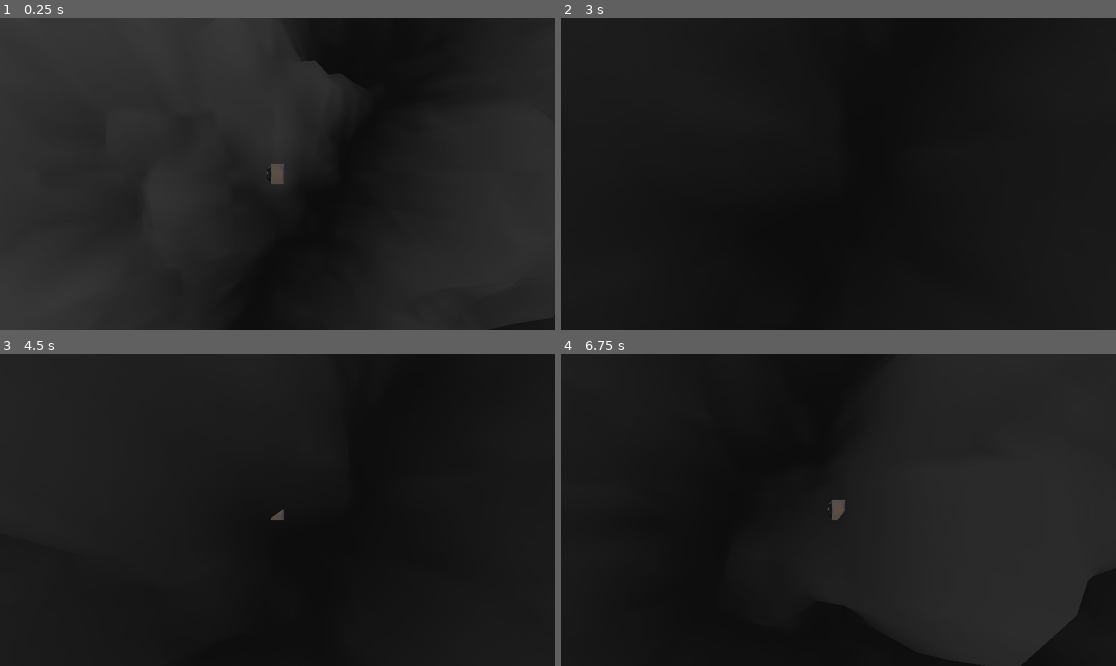
Above: before the commit, frames 1-4 (two rows, left to right).
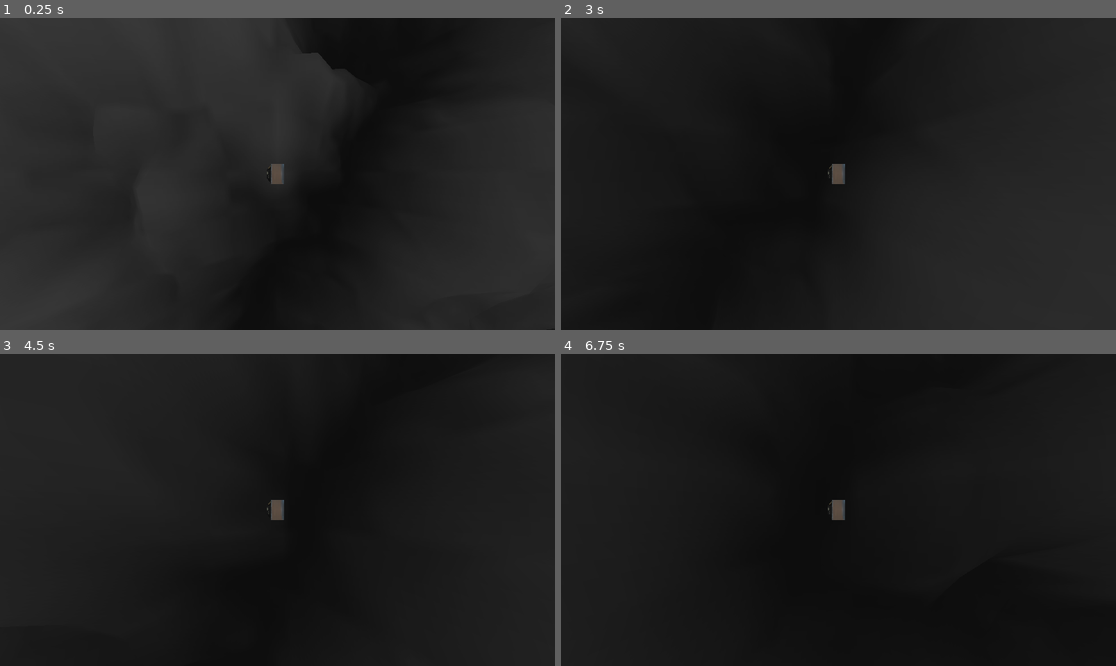
Above: after the commit, the same moments.

Repository: TagDBack/TDB-STB
Game: Godot game, scene res://scenes/tests/3d-terrain.tscn
Same seed, same stepped clock (60 frames per second), same inputs: the game is played once before the commit and once after it. The project has no main scene, so this scene is started directly.
Inputs (mouse positions are in pixels of both pictures, inside the frame that each line leads up to):
- Up to frame 1 (0.25 s): no input
- Up to frame 2 (3 s): move the mouse to (960, 158) at 0.52 s; hold D (move_right) 0.53-1.28 s; hold Alt (move_slide) 0.53-1.28 s; tap Shift (move_sprint) at 0.8, 1.35 s; move the mouse to (727, 189) at 1.27 s; hold S (move_down) 1.28-2.03 s; tap Alt (move_slide) at 1.55, 2.85 s; tap Enter at 2 s; move the mouse to (894, 105) at 2.02 s; hold D (move_right) 2.03-2.78 s; hold Shift (move_sprint) 2.03-2.78 s; right-click (894, 105) at 2.1 s; tap Space at 2.75 s; move the mouse to (810, 236) at 2.77 s; hold W (move_up) from 2.78 s (still down)
- Up to frame 3 (4.5 s): move the mouse to (444, 556) at 3.52 s; release W (move_up) at 3.53 s; hold Shift (move_sprint) 3.53-4.28 s; hold A (move_left) from 3.53 s (still down); tap Enter at 4.25 s; move the mouse to (111, 463) at 4.27 s; tap Alt (move_slide) at 4.35 s
- Up to frame 4 (6.75 s): tap Space at 5 s; move the mouse to (866, 510) at 5.02 s; release A (move_left) at 5.03 s; hold S (move_down) 5.03-5.78 s; hold Shift (move_sprint) 5.03-5.78 s; move the mouse to (755, 432) at 5.77 s; hold D (move_right) 5.78-6.53 s; right-click (755, 432) at 5.85 s; tap Alt (move_slide) at 6.05 s; move the mouse to (960, 494) at 6.52 s; hold W (move_up) from 6.53 s (still down); hold Alt (move_slide) from 6.53 s (still down)

The runs differ from the first frame. In frame 1, 0.1% of the frame differs, in the area x 55-61%, y 11-19%; in frame 2, 0.2%; in frame 3, 0.1%; in frame 4, 5.8%, in the area x 49-94%, y 0-100%.

Commit message:
Sliding system

Diff:
--- /dev/null
+++ b/assets/textures/test-terrain.gdshader
@@ -0,0 +1,18 @@
+shader_type spatial;
+
+uniform sampler2D _a;
+uniform sampler2D heightmap;
+uniform float heightmap_ratio = 1.0;
+
+void vertex() {
+	VERTEX.y += texture(heightmap, UV).r * heightmap_ratio;
+}
+
+void fragment() {
+	ALBEDO = texture(_a, UV).rgb;
+}
+
+//void light() {
+	// Called for every pixel for every light affecting the material.
+	// Uncomment to replace the default light processing function with this one.
+//}
--- a/scenes/entities/test-terrain.tscn
+++ b/scenes/entities/test-terrain.tscn
@@ -1,8 +1,8 @@
 [gd_scene load_steps=7 format=3 uid="uid://bi30ydvmuhf0q"]
 
-[ext_resource type="Shader" path="res://scenes/entities/test-terrain.gdshader" id="1_f1xo0"]
+[ext_resource type="Shader" path="res://assets/textures/test-terrain.gdshader" id="1_f1xo0"]
 [ext_resource type="Texture2D" uid="uid://dcbgtku41umpy" path="res://assets/textures/test-terrain2.jpg" id="3_t0ctl"]
-[ext_resource type="Script" path="res://scenes/entities/terrain.gd" id="4_vgpit"]
+[ext_resource type="Script" path="res://scripts/terrain.gd" id="4_vgpit"]
 
 [sub_resource type="ShaderMaterial" id="ShaderMaterial_h2a8w"]
 render_priority = 0
@@ -27,4 +27,5 @@
 [node name="StaticBody3D" type="StaticBody3D" parent="terrain"]
 
 [node name="CollisionShape3D" type="CollisionShape3D" parent="terrain/StaticBody3D"]
+transform = Transform3D(1, 0, 0, 0, 1, 0, 0, 0, 1, 0, 0.05, 0)
 shape = SubResource("HeightMapShape3D_oafq6")
--- a/scenes/tests/3d-slide.tscn
+++ b/scenes/tests/3d-slide.tscn
@@ -12,11 +12,15 @@
 [node name="StaticBody3D" type="StaticBody3D" parent="."]
 
 [node name="CollisionShape3D" type="CollisionShape3D" parent="StaticBody3D"]
-transform = Transform3D(1.8337, 0.798458, 0, -0.798458, 1.8337, 0, 0, 0, 2, 0, 0, 0)
+transform = Transform3D(1.8337, 0.798458, 0, -0.798458, 1.8337, 0, 0, 0, 2, -26.8092, 11.6737, 0)
+shape = SubResource("HeightMapShape3D_6gdt3")
+
+[node name="CollisionShape3D3" type="CollisionShape3D" parent="StaticBody3D"]
+transform = Transform3D(1.81917, -0.831036, 0, 0.831036, 1.81917, 0, 0, 0, 2, 80.6948, 11.6081, 0)
 shape = SubResource("HeightMapShape3D_6gdt3")
 
 [node name="CollisionShape3D2" type="CollisionShape3D" parent="StaticBody3D"]
-transform = Transform3D(2, 0, 0, 0, 2, 0, 0, 0, 2, 0, 0, 0)
+transform = Transform3D(2, 0, 0, 0, 2, 0, 0, 0, 2, 25.2744, 0, 0)
 shape = SubResource("HeightMapShape3D_6gdt3")
 
 [node name="CharacterBody3D" parent="." instance=ExtResource("1_lpd7q")]
--- /dev/null
+++ b/scripts/terrain.gd
@@ -0,0 +1,38 @@
+extends MeshInstance3D
+
+@onready var colShape = $StaticBody3D/CollisionShape3D
+@export var chunk_size = 2.0
+@export var height_ratio = 1.0
+@export var colShape_size_ratio = 0.1
+
+var img = Image.new()
+var shape = HeightMapShape3D.new()
+
+# Called when the node enters the scene tree for the first time.
+func _ready():
+	colShape.shape = shape
+	mesh.size = Vector2(chunk_size, chunk_size)
+	update_terrain(height_ratio, colShape_size_ratio)
+
+func update_terrain(_height_ratio, _colShape_size_ratio):
+	material_override.set("shader_param/height_ratio", _height_ratio)
+
+	img.load("res://assets/textures/test-terrain2.jpg")
+	img.convert(Image.FORMAT_RF)
+	img.resize(img.get_width()*_colShape_size_ratio, img.get_height()*_colShape_size_ratio)
+	var data = img.get_data().to_float32_array()
+	for i in range(0, data.size()):
+		data[i] *= _height_ratio
+
+	shape.map_width = img.get_width()
+	shape.map_depth = img.get_height()
+	shape.map_data = data
+
+	var scale_ratio = chunk_size/float(img.get_width())
+	colShape.scale = Vector3(scale_ratio, 1, scale_ratio)
+
+# Called every frame. 'delta' is the elapsed time since the previous frame.
+func _process(delta):
+	pass
+
+# source https://www.youtube.com/watch?v=fEG_cnRQ1HI
--- a/scripts/test-entity.gd
+++ b/scripts/test-entity.gd
@@ -1,17 +1,24 @@
 extends CharacterBody3D
 
+# Movement
 var baseSpeed = 10
 @export var sRate = 1.0
 @export var sprintMult = 1.5
+var isSprinting = false
+var friction = 20
 
+# Dash
 var dTime = false
-var dash = 100
+var dash = 10
 
+# Sliding
+var baseAccel = 2
 var isSliding = false
 var slideS = 50
-var friction = 0.8
+var maxSpeed = 30
 
 var gravity = ProjectSettings.get_setting("physics/3d/default_gravity")
+var down = up_direction.inverse()
 
 @export var health = 100
 
@@ -24,65 +31,96 @@
 
 # Called when the node enters the scene tree for the first time.
 func _ready():
-	pass # Replace with function body.
+	motion_mode = MOTION_MODE_GROUNDED
+	# Player only
+	floor_max_angle = 1.0472
+	max_slides = 18
+	# Enemy only
+	# floor_block_on_wall = false
 
 
 func inputs():
 	var dir = Vector3.ZERO
-	var speed = baseSpeed
+
+	# Normal Movement
+	dir.z = int(Input.is_action_pressed("move_down")) - int(Input.is_action_pressed("move_up"))
+	dir.x = int(Input.is_action_pressed("move_right")) - int(Input.is_action_pressed("move_left"))
+
+	dir.normalized()
+
+	# Dash mechanic?
+	if Input.is_action_just_pressed("move_sprint"):
+		dir = dashing(dir)
+
+	# Sprinting
+	isSprinting = Input.is_action_pressed("move_sprint")
+
+	# Sliding
+	isSliding = Input.is_action_pressed("move_slide")
+
+	return dir
+
+func dashing(dir):
+	if !dTime:
+		$DDT.start()
+	else:
+		dTime = false
+
+	if Input.is_action_just_released("move_sprint"):
+		if Input.is_action_just_pressed("move_sprint") and !dTime:
+			dir *= dash
+
+	return dir
+
+func sliding(delta):
+	var slideDir = Vector3.ZERO
+	var xSlope = get_floor_normal().x
+	var zSlope = get_floor_normal().z
+	var yTilt = abs(get_floor_normal().y)
+	print("(x,y,z)")
+	print(get_floor_normal())
+	if xSlope != 0:
+		slideDir.x += (baseAccel*xSlope)/(yTilt+1)*sRate
+	if zSlope != 0:
+		slideDir.z += (baseAccel*zSlope)/(yTilt+1)*sRate
+	print(slideDir)
+	return slideDir
+
+func moving(delta):
+	var dir = inputs()
 
 	# Gravity
 	if !is_on_floor():
 		dir.y -= gravity
 
-	# Sprinting
-	if Input.is_action_pressed("move_sprint"): #X
-		speed *= sprintMult
+	if dir == Vector3.ZERO:
+		if velocity.length() > (friction * delta):
+			velocity -= velocity.normalized() * (friction * delta)
+		else:
+			velocity = Vector3.ZERO
+	else:
+		dir *= baseSpeed*sRate
+		if isSprinting:
+			dir *= sprintMult
+		if velocity.length() < dir.length():
+			velocity += dir * delta
+		else:
+			velocity -= velocity.normalized() * (friction * delta)
 
-	# Dash mechanic?
-	if Input.is_action_just_pressed("move_sprint"):
-		if !dTime:
-			$DDT.start()
-		else:
-			dTime = false
-
-	if Input.is_action_just_released("move_sprint"):
-		if Input.is_action_just_pressed("move_sprint") and !dTime:
-			pass
-
-	# Normal Movement
-	if Input.is_action_pressed("move_up"): #Z
-		dir.z -= speed
-	if Input.is_action_pressed("move_down"): #Z
-		dir.z += speed
-
-	if Input.is_action_pressed("move_left"): #X
-		dir.x -= speed
-	if Input.is_action_pressed("move_right"): #X
-		dir.x += speed
-
-	dir.normalized()
-
-	# Sliding
-	isSliding = Input.is_action_pressed("move_slide")
-	if isSliding:
-		dir = sliding(dir)
-
-	return dir
-
-func sliding(dir):
-	return dir
+	if isSliding and velocity.length() < maxSpeed:
+		velocity += sliding(delta)
+		floor_stop_on_slope = false
+		floor_constant_speed = false
+	else:
+		floor_stop_on_slope = true
+		floor_constant_speed = true
 
 # Called every frame. 'delta' is the elapsed time since the previous frame.
 func _physics_process(delta):
 	var dir = Vector3()
 
-	dir = inputs()
-
-	velocity = dir
-
+	moving(delta)
 	move_and_slide()
-
 
 func _on_ddt_timeout():
 	dTime = true
